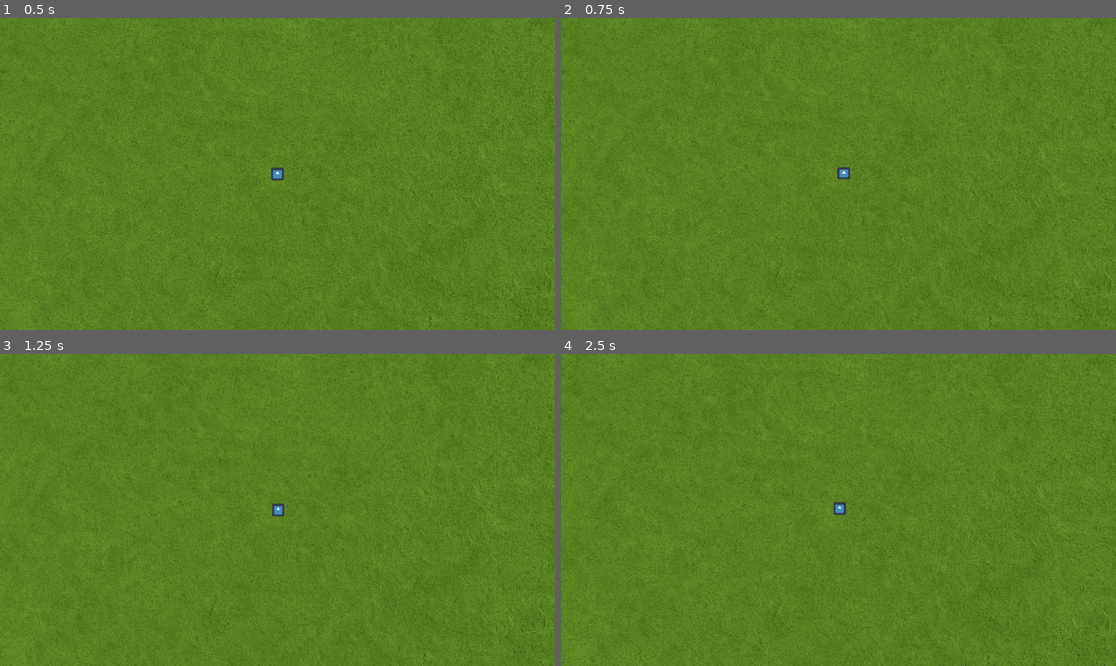
Above: before the commit, frames 1-4 (two rows, left to right).
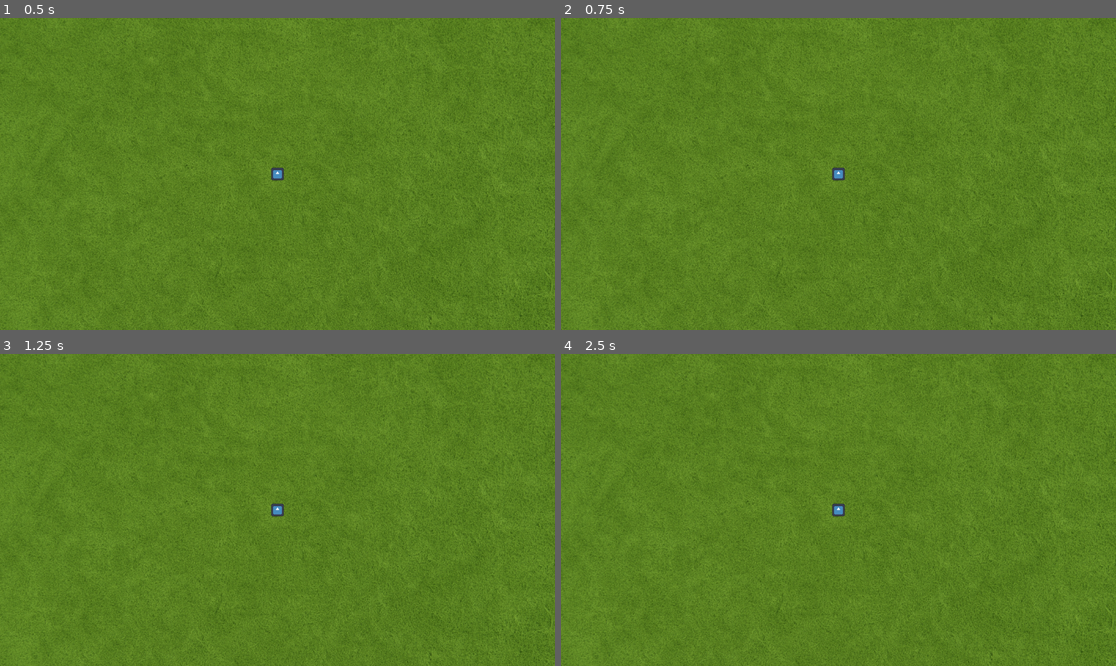
Above: after the commit, the same moments.

Repository: K4m1x2/boomerang
Game: Godot game, scene res://scenes/mapa.tscn
Two runs of this game, one before a commit and one after it. Both use one fixed random seed, a clock stepped at 60 frames per second and the inputs below. The engine's default icon, where the game draws it, is replaced by a stand-in: a white triangle on a blue panel in a dark square.
Inputs (mouse positions are in pixels of both pictures, inside the frame that each line leads up to):
- Up to frame 1 (0.5 s): no input
- Up to frame 2 (0.75 s): tap Enter at 0.5 s; move the mouse to (960, 158) at 0.52 s; click (960, 158) at 0.67 s
- Up to frame 3 (1.25 s): no input
- Up to frame 4 (2.5 s): move the mouse to (727, 525) at 1.27 s; click (727, 525) at 1.42 s; move the mouse to (894, 441) at 2.02 s; click (894, 441) at 2.17 s

Frame 1 is identical in both runs. In frame 2, 1.7% of the frame differs, in the area x 0-100%, y 0-100%; in frame 3, 2.2%; in frame 4, 2.7%.

Commit message:
Update player.gd

Diff:
--- a/scripts/player.gd
+++ b/scripts/player.gd
@@ -1,24 +1,18 @@
 extends CharacterBody2D
 
-@export var speed: float = 200.0
-@export var stop_distance: float = 5.0
+const playerSpeed = 250
+const playerAccel= 2.0
 
-var mouse_pressionado: bool = false
+var input: Vector2
 
-func _input(event):
-	if event is InputEventMouseButton and event.button_index == MOUSE_BUTTON_LEFT:
-		mouse_pressionado = event.pressed  # true quando pressiona, false quando solta
+func get_input():
+	input.x = Input.get_action_strength("right_move") - Input.get_action_strength("left_move")
+	input.y = Input.get_action_strength("down_move") - Input.get_action_strength("up_move")
+	return input.normalized()
 
-func _physics_process(delta):
-	if mouse_pressionado:
-		var destino = get_global_mouse_position()
-		var direcao = destino - global_position
+func _process(delta):
+	var playerInput = get_input()
 
-		if direcao.length() > stop_distance:
-			velocity = direcao.normalized() * speed
-		else:
-			velocity = Vector2.ZERO
-	else:
-		velocity = Vector2.ZERO
+	velocity = lerp(velocity, playerInput * playerSpeed, delta * playerAccel)
 
 	move_and_slide()
